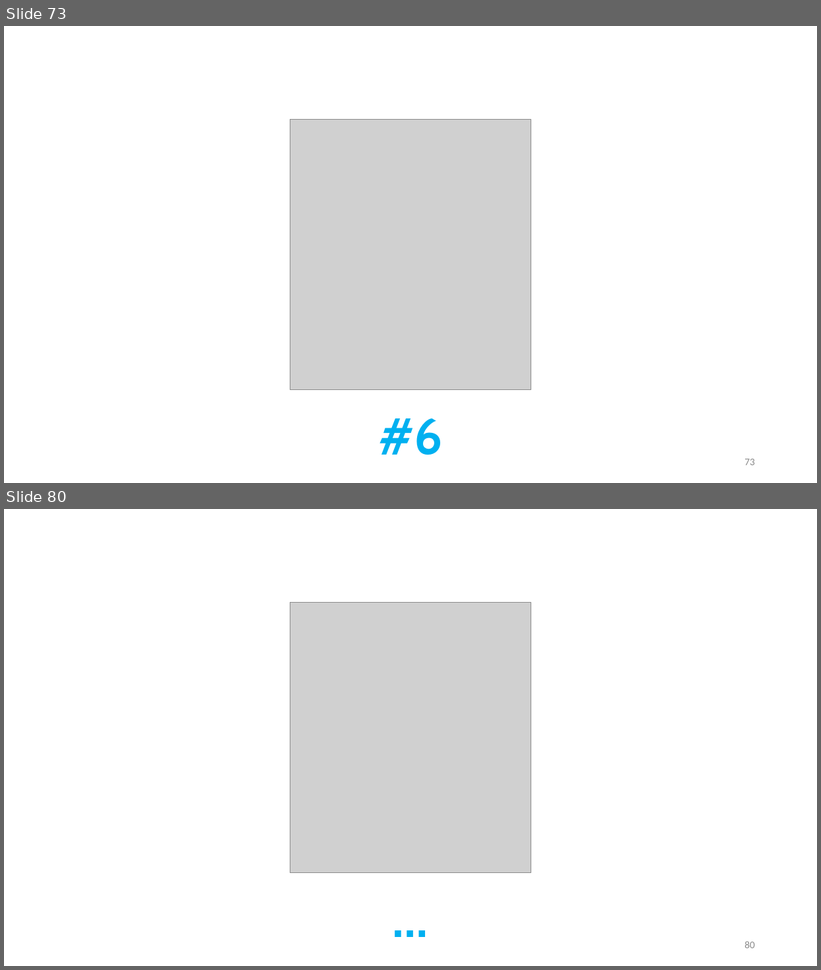
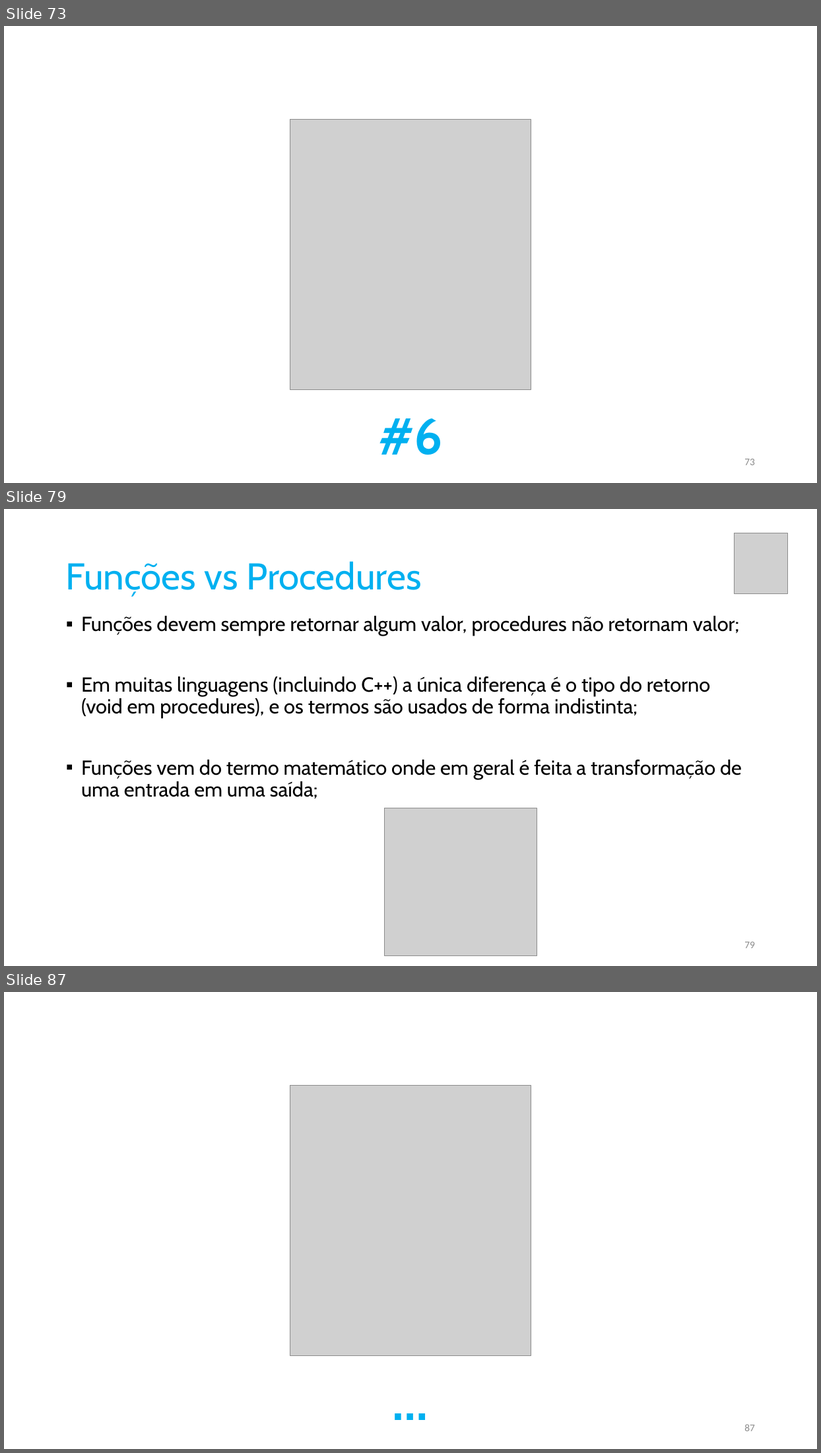
Before and after one commit to pfaco/ees_cpp, a slide deck: slides/C++.pptx. Shown one above the other, each under a label of ours: slides 73 and 80 before the commit, slides 73, 79 and 87 after it; the slides between them are not shown. The pictures are 821x970 and 821x1453 pixels, drawn with LibreOffice and Linux fonts; fonts in the diff are those of the drawing; grey boxes stand for pictures. Boxes give left, top, right and bottom in pixels: in the first picture for what was removed or moved away, otherwise in the second. Text is boxed around its words. In the diff, an @@ line names an element or a change of style, - is before the commit and + after.

```diff
--- a/slides/C++.pptx
+++ b/slides/C++.pptx
@@ slide 79 added at (4, 509, 817, 966), background #FFFFFF @@
@@ picture added at (735, 533, 789, 593) @@
@@ title added at (66, 561, 421, 597), 44 pt, text #00B0F0 @@
+Funções vs Procedures
@@ text added at (81, 616, 742, 799), 24 pt, text #000000 @@
+▪ Funções devem sempre retornar algum valor, procedures não retornam valor;
+▪ Em muitas linguagens (incluindo C++) a única diferença é o tipo do retorno (void em procedures), e os termos são usados de forma indistinta;
+▪ Funções vem do termo matemático onde em geral é feita a transformação de uma entrada em uma saída;
@@ picture added at (385, 809, 537, 956) @@
@@ page number added at (745, 942, 755, 949), 12 pt, text #8C8C8C @@
+79
@@ what was slide 80 is now slide 87 @@
@@ page number at (745, 1424, 755, 1432): text changed @@
-80
+87
```
Also in this commit, not shown: 2 slides changed, 10 other slides added, 2 slides removed, 6 other files.
